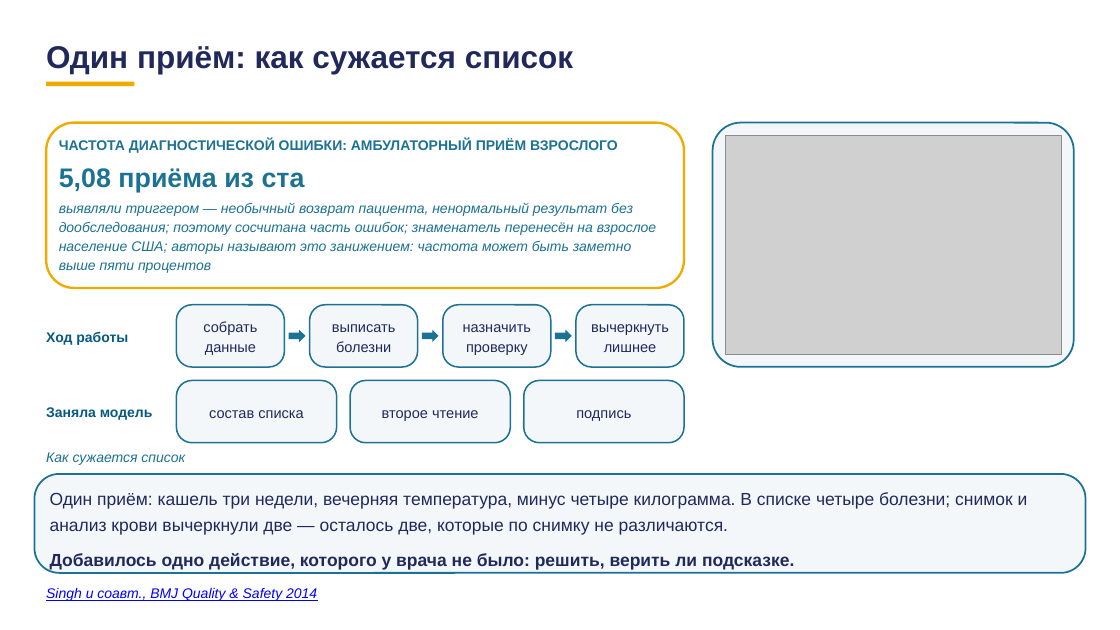
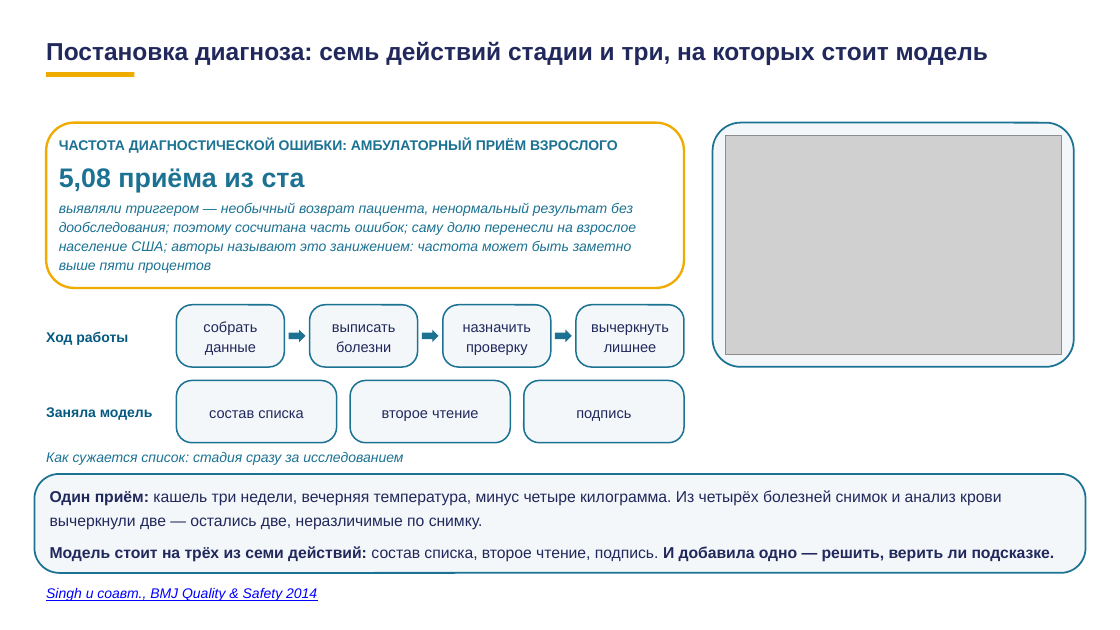
Before and after one commit to tellina-study/AI-usage-lessons, a slide deck: slide 21 of library/lectures/lec-07/rework/deck/lec-07-karkas.pptx. Drawn at 1120x630 pixels with LibreOffice and Linux fonts; fonts in the diff are those of the drawing; grey boxes stand for pictures. Boxes give left, top, right and bottom in pixels: in the first picture for what was removed or moved away, otherwise in the second. Text is boxed around its words. In the diff, an @@ line names an element or a change of style, - is before the commit and + after.

```diff
--- a/library/lectures/lec-07/rework/deck/lec-07-karkas.pptx
+++ b/library/lectures/lec-07/rework/deck/lec-07-karkas.pptx
@@ text at (46, 41, 988, 65): text changed; size 27 to 21 pt @@
-Один приём: как сужается список
+Постановка диагноза: семь действий стадии и три, на которых стоит модель
@@ rectangle: place and size @@
-rectangle at (46, 82, 134, 87)
+rectangle at (46, 72, 134, 77)
@@ text at (59, 203, 636, 273): text changed @@
-выявляли триггером — необычный возврат пациента, ненормальный результат без дообследования; поэтому сосчитана часть ошибок; знаменатель перенесён на взрослое население США; авторы называют это занижением: частота может быть заметно выше пяти процентов
+выявляли триггером — необычный возврат пациента, ненормальный результат без дообследования; поэтому сосчитана часть ошибок; саму долю перенесли на взрослое население США; авторы называют это занижением: частота может быть заметно выше пяти процентов
@@ text at (46, 452, 403, 465): text changed @@
-Как сужается список
+Как сужается список: стадия сразу за исследованием
@@ text at (50, 490, 1055, 562): text changed; size 15 to 13.5 pt @@
-Один приём: кашель три недели, вечерняя температура, минус четыре килограмма. В списке четыре болезни; снимок и анализ крови вычеркнули две — осталось две, которые по снимку не различаются.
-Добавилось одно действие, которого у врача не было: решить, верить ли подсказке.
+Один приём: кашель три недели, вечерняя температура, минус четыре килограмма. Из четырёх болезней снимок и анализ крови вычеркнули две — остались две, неразличимые по снимку.
+Модель стоит на трёх из семи действий: состав списка, второе чтение, подпись. И добавила одно — решить, верить ли подсказке.
```
Also in this commit, not shown: 11 other slides changed, 3 slides added, 3 slides removed, 3 other files.
